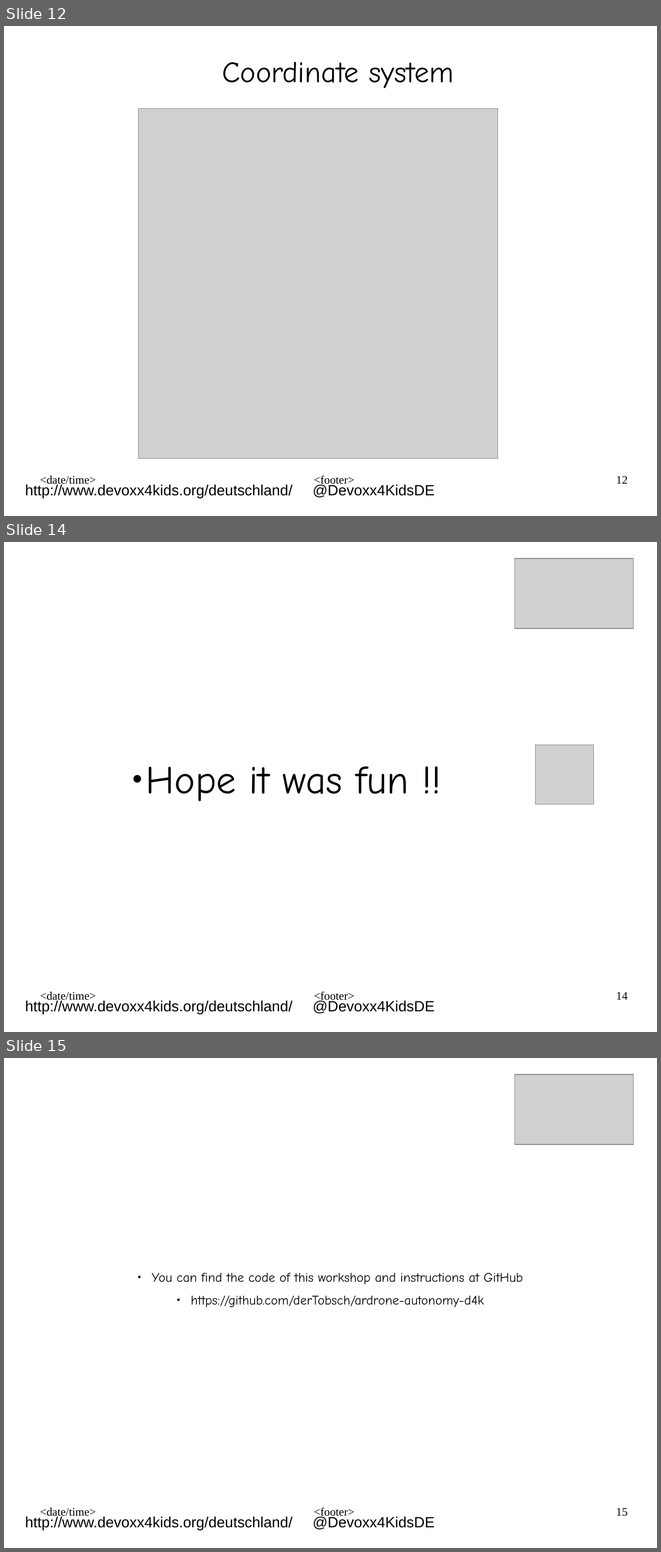
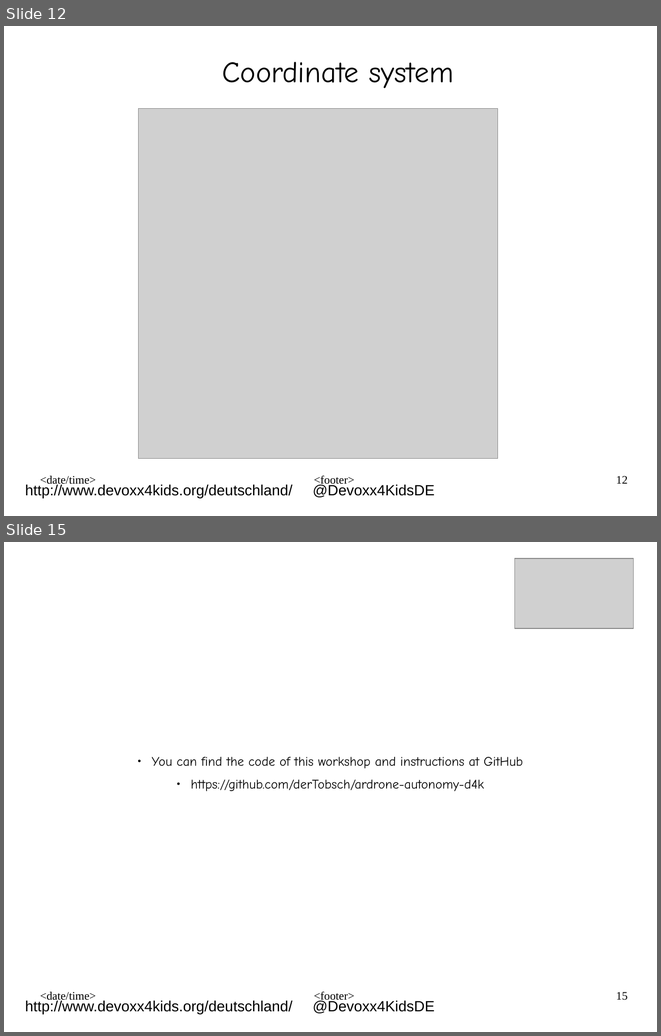
Before and after one commit to derTobsch/ardrone-autonomy-d4k, a slide deck: presentation/quadcopter4kids_v8_eng.odp. Shown one above the other, each under a label of ours: slides 12, 14 and 15 before the commit, slides 12 and 15 after it; the slides between them are not shown. The pictures are 661x1552 and 661x1036 pixels, drawn with LibreOffice and Linux fonts; fonts in the diff are those of the drawing; grey boxes stand for pictures; background and template pictures are left out. Boxes give left, top, right and bottom in pixels: in the first picture for what was removed or moved away, otherwise in the second. Text is boxed around its words. In the diff, an @@ line names an element or a change of style, - is before the commit and + after.

```diff
--- a/presentation/quadcopter4kids_v8_eng.odp
+++ b/presentation/quadcopter4kids_v8_eng.odp
@@ slide 14 removed at (4, 542, 657, 1032), background #FFFFFF; not listed: 5 template elements that a slide beside it also shows @@
@@ picture removed at (515, 558, 633, 628) @@
@@ picture removed at (536, 744, 593, 804) @@
@@ text removed at (146, 766, 408, 801) @@
-● Hope it was fun !!
```
Also in this commit, not shown: 3 slides changed, 1 slide added, 1 other file.
